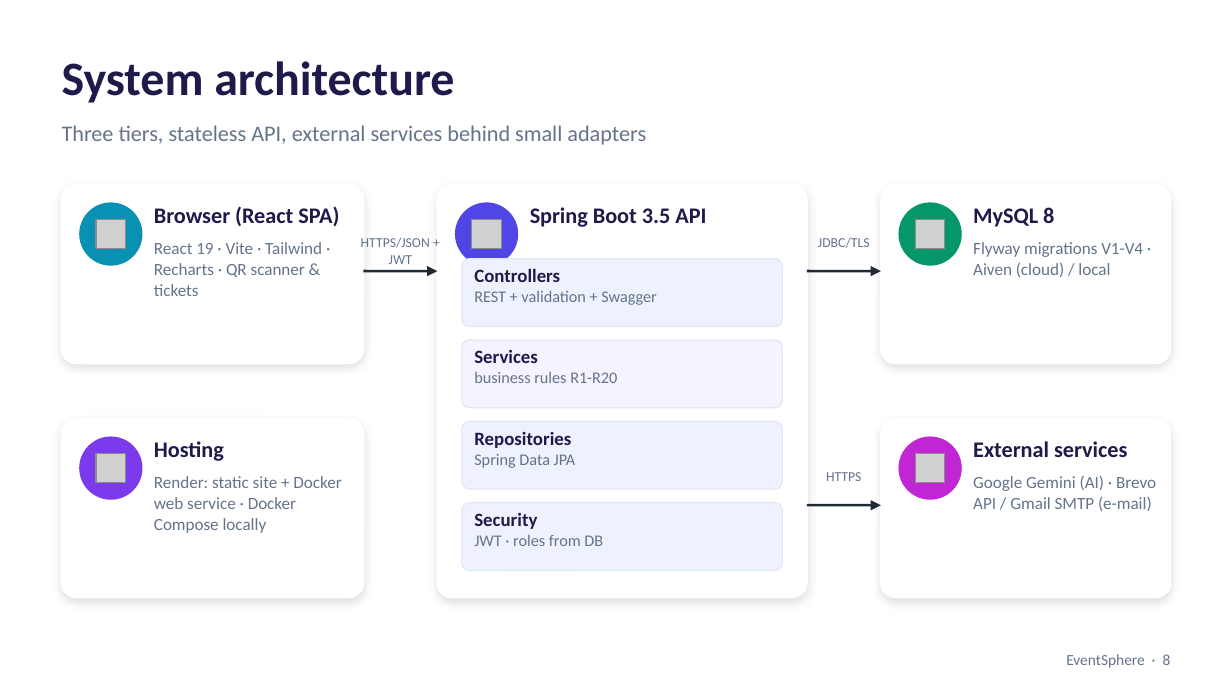
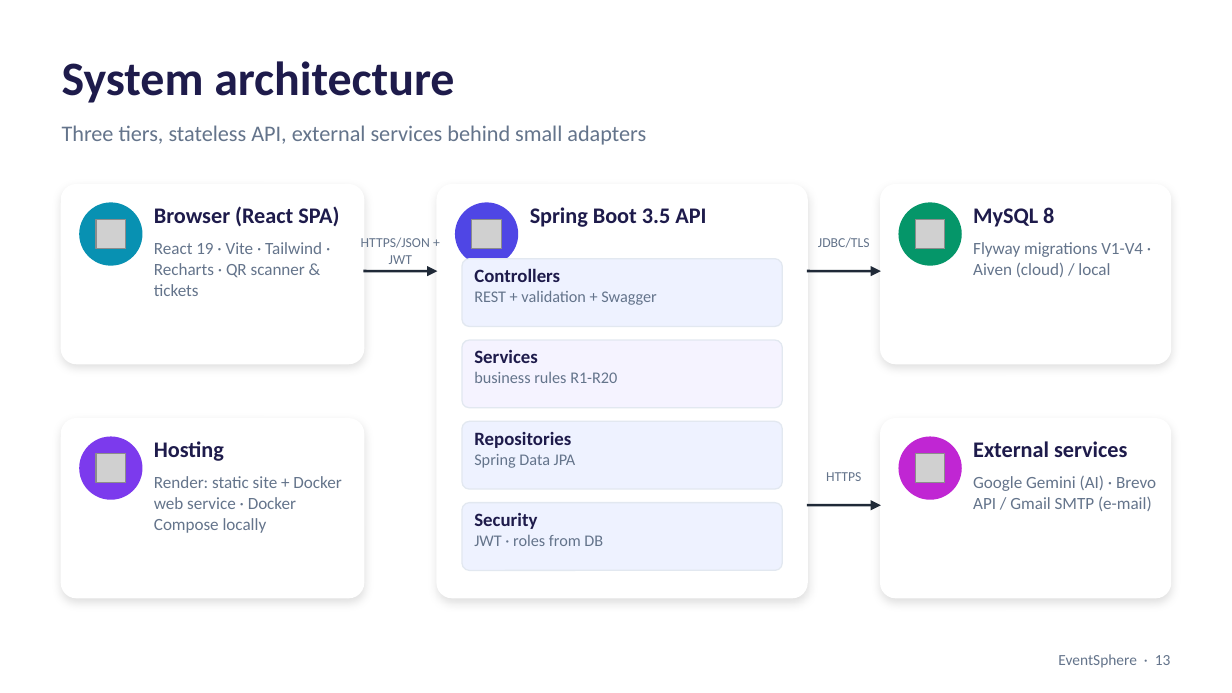
Before and after one commit to Disha-Hambire/eventsphere, a slide deck: slide 13 of docs/EventSphere-Presentation.pptx (slide 8 before the commit). Drawn at 1232x693 pixels with LibreOffice and Linux fonts; fonts in the diff are those of the drawing; grey boxes stand for pictures. Boxes give left, top, right and bottom in pixels: in the first picture for what was removed or moved away, otherwise in the second. Text is boxed around its words. In the diff, an @@ line names an element or a change of style, - is before the commit and + after.

```diff
--- a/docs/EventSphere-Presentation.pptx
+++ b/docs/EventSphere-Presentation.pptx
@@ text at [1058,654,1171,668]: text changed @@
-EventSphere · 8
+EventSphere · 13
```
Also in this commit, not shown: 11 other slides changed, 5 slides added.
